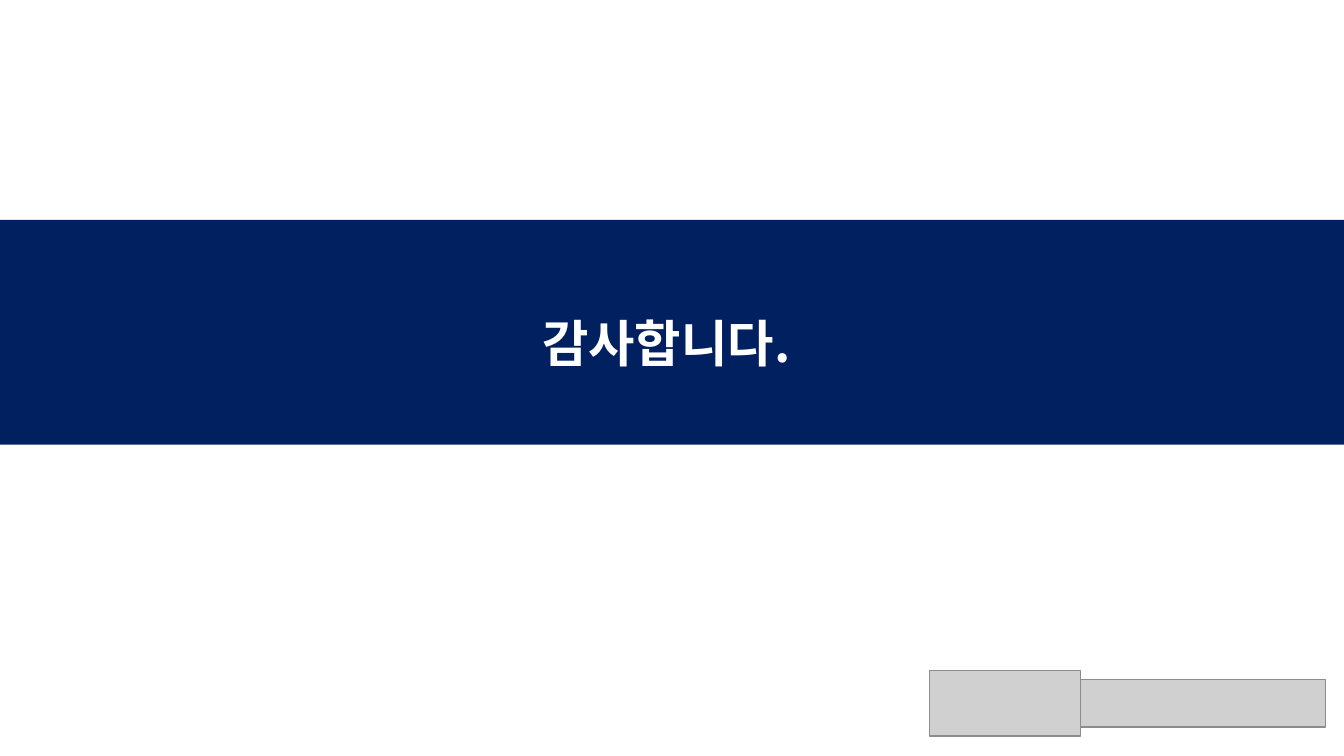
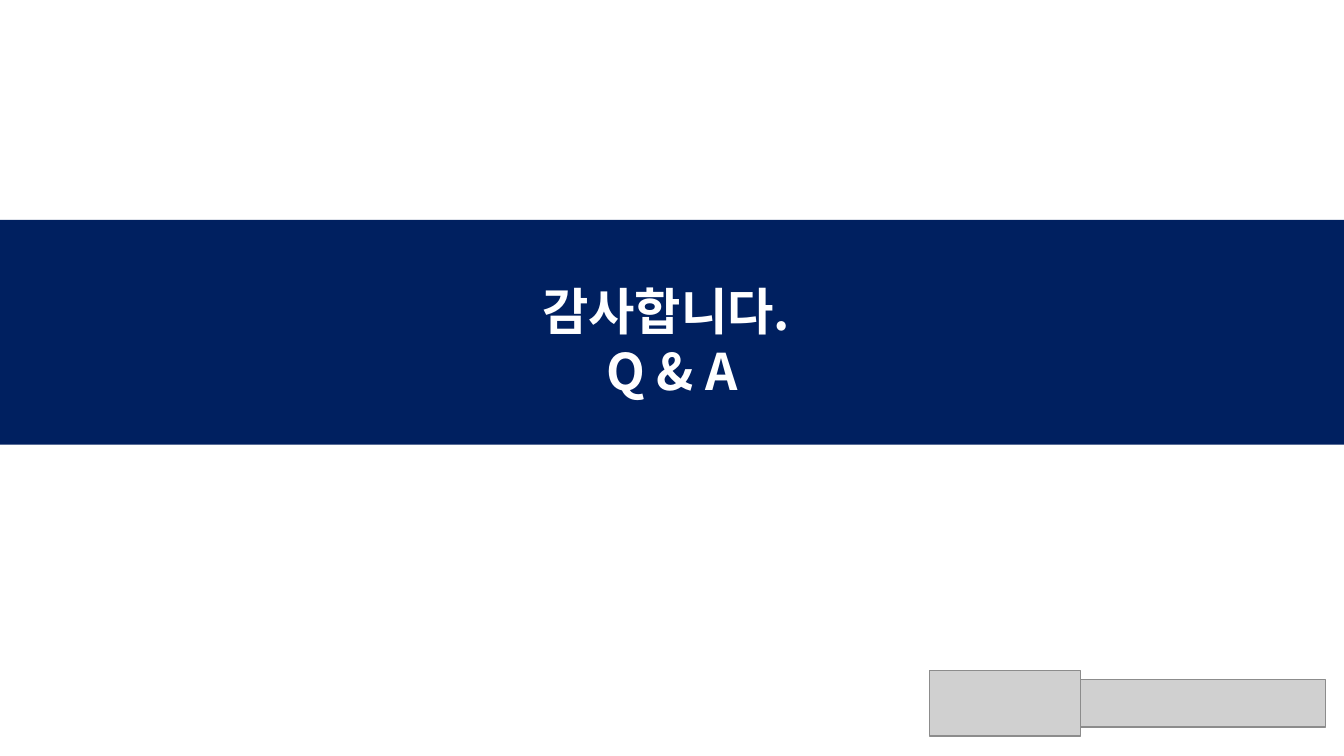
Before and after one commit to TaegyuHan/Solar_radiation_prediction_model, a slide deck: slide 15 of KICS_PT/[KICS] 모델 poster.pptx (slide 17 before the commit). Drawn at 1344x756 pixels with LibreOffice and Linux fonts; fonts in the diff are those of the drawing; grey boxes stand for pictures. Boxes give left, top, right and bottom in pixels: in the first picture for what was removed or moved away, otherwise in the second. Text is boxed around its words. In the diff, an @@ line names an element or a change of style, - is before the commit and + after.

```diff
--- a/KICS_PT/[KICS] 모델 poster.pptx
+++ b/KICS_PT/[KICS] 모델 poster.pptx
@@ title at box(542, 287, 790, 400): text changed @@
-감사합니다.
+감사합니다.
+Q & A
```
Also in this commit, not shown: 5 other slides changed, 1 slide added, 3 slides removed.
